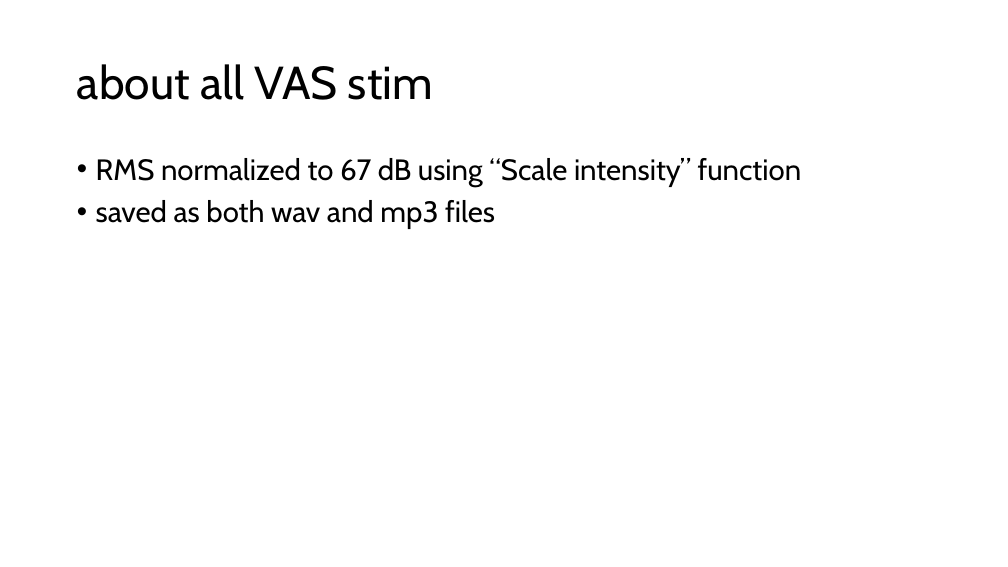
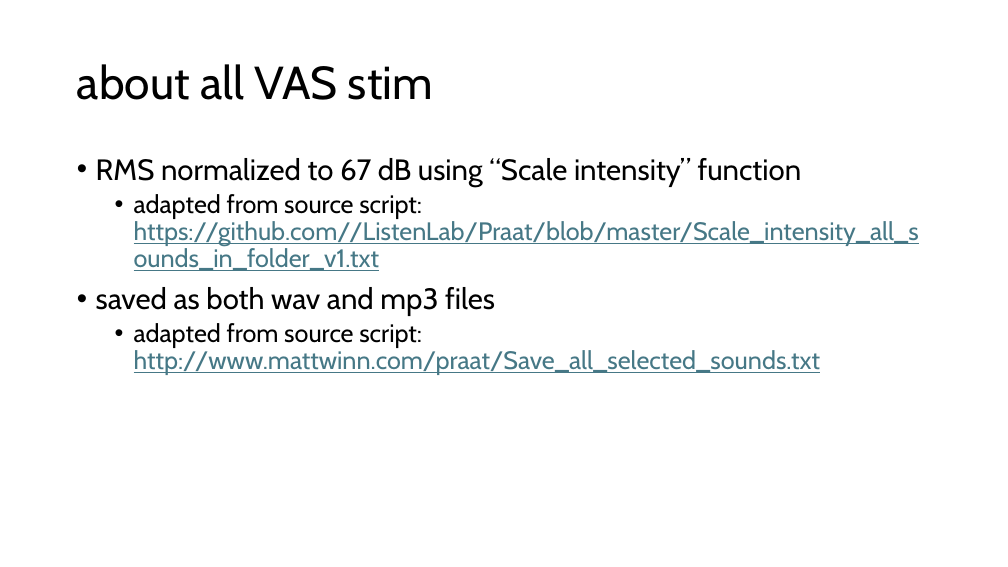
Before and after one commit to chisom-obasih/Dissertation-Open-Materials, a slide deck: slide 42 of A_Stimuli_Materials/VAS/recording_materials_and_stimuli_notes.pptx. Drawn at 1008x567 pixels with LibreOffice and Linux fonts; fonts in the diff are those of the drawing. Boxes give left, top, right and bottom in pixels: in the first picture for what was removed or moved away, otherwise in the second. Text is boxed around its words. In the diff, an @@ line names an element or a change of style, - is before the commit and + after.

```diff
--- a/A_Stimuli_Materials/VAS/recording_materials_and_stimuli_notes.pptx
+++ b/A_Stimuli_Materials/VAS/recording_materials_and_stimuli_notes.pptx
@@ text at box(134, 194, 919, 271): paragraph added @@
+  • adapted from source script: https://github.com//ListenLab/Praat/blob/master/Scale_intensity_all_sounds_in_folder_v1.txt
@@ text at box(134, 323, 821, 375): paragraph added @@
+  • adapted from source script: http://www.mattwinn.com/praat/Save_all_selected_sounds.txt
```
Also in this commit, not shown: 2 other slides changed, 13 other files.
